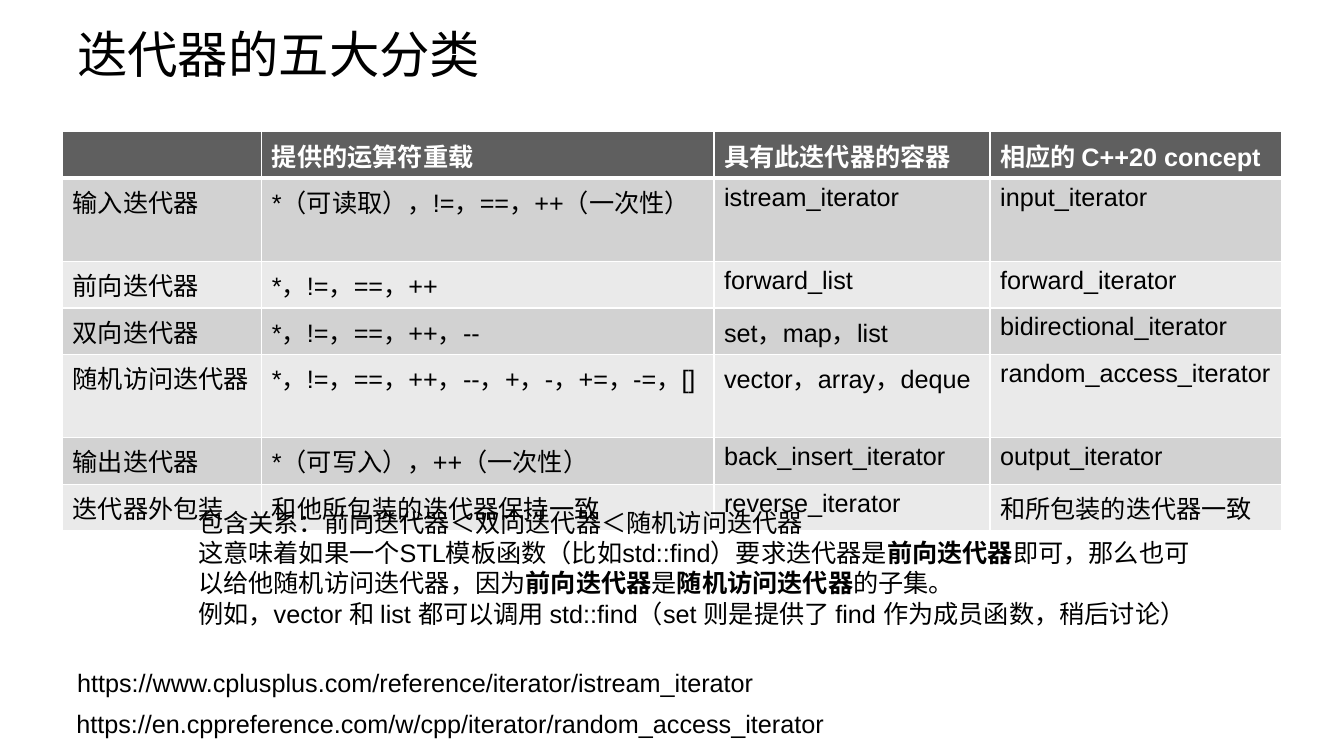
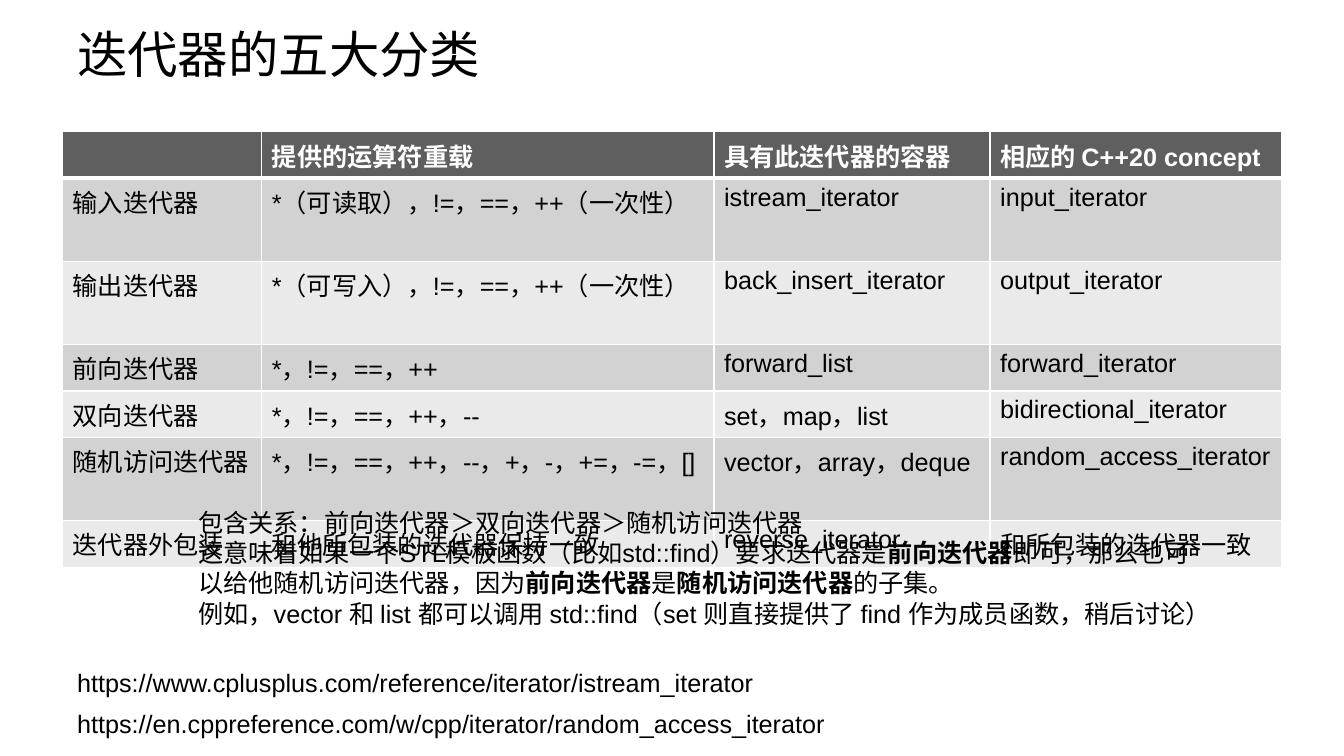
Before and after one commit to parallel101/course, a slide deck: slide 4 of 14/slides.pptx (slide 5 before the commit). Drawn at 1344x756 pixels with LibreOffice and Linux fonts; fonts in the diff are those of the drawing; background and template pictures are left out. Boxes give left, top, right and bottom in pixels: in the first picture for what was removed or moved away, otherwise in the second. Text is boxed around its words. In the diff, an @@ line names an element or a change of style, - is before the commit and + after.

```diff
--- a/14/slides.pptx
+++ b/14/slides.pptx
@@ table at (63, 132, 1282, 565) @@
+row 3: 输出迭代器 | *（可写入），!=，==，++（一次性） | back_insert_iterator | output_iterator
-row 6: 输出迭代器 | *（可写入），++（一次性） | back_insert_iterator | output_iterator
@@ text at (198, 506, 803, 538): text changed @@
-包含关系：前向迭代器＜双向迭代器＜随机访问迭代器
+包含关系：前向迭代器＞双向迭代器＞随机访问迭代器
@@ text at (198, 601, 1210, 626): text changed @@
-例如，vector 和 list 都可以调用 std::find（set 则是提供了 find 作为成员函数，稍后讨论）
+例如，vector 和 list 都可以调用 std::find（set 则直接提供了 find 作为成员函数，稍后讨论）
```
Also in this commit, not shown: 1 other slide changed, 13 slides added, 17 other files.
